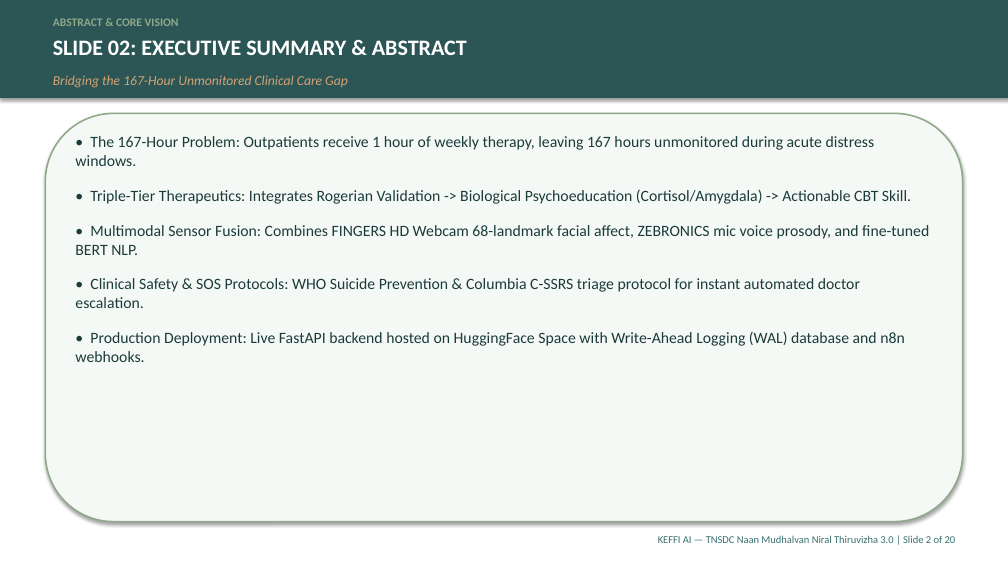
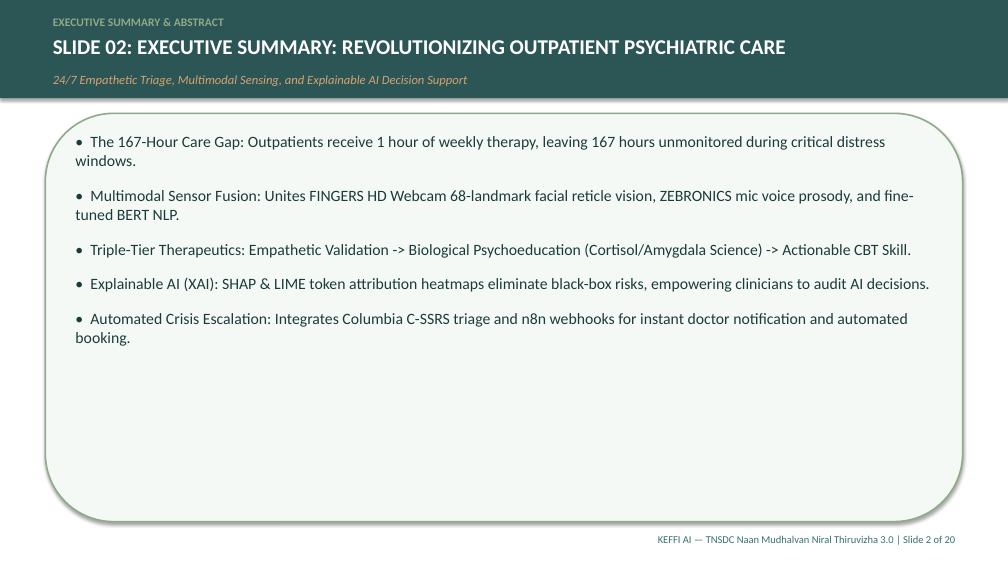
Before and after one commit to balajikrishnan031/Keffi-Test, a slide deck: slide 2 of Final_Submission_Pack/KEFFI_MASTER_20_SLIDE_PRESENTATION.pptx. Drawn at 1008x567 pixels with LibreOffice and Linux fonts; fonts in the diff are those of the drawing. Boxes give left, top, right and bottom in pixels: in the first picture for what was removed or moved away, otherwise in the second. Text is boxed around its words. In the diff, an @@ line names an element or a change of style, - is before the commit and + after.

Commit message:
Update Master 20-Slide Presentation Deck with zero grammar mistakes and complete scientific research text

```diff
--- a/Final_Submission_Pack/KEFFI_MASTER_20_SLIDE_PRESENTATION.pptx
+++ b/Final_Submission_Pack/KEFFI_MASTER_20_SLIDE_PRESENTATION.pptx
@@ text at box(53, 18, 224, 26): text changed @@
-ABSTRACT & CORE VISION
+EXECUTIVE SUMMARY & ABSTRACT
@@ text at box(53, 40, 786, 54): text changed; size 21 to 20 pt @@
-SLIDE 02: EXECUTIVE SUMMARY & ABSTRACT
+SLIDE 02: EXECUTIVE SUMMARY: REVOLUTIONIZING OUTPATIENT PSYCHIATRIC CARE
@@ text at box(53, 75, 467, 86): text changed; size 13 to 12 pt @@
-Bridging the 167-Hour Unmonitored Clinical Care Gap
+24/7 Empathetic Triage, Multimodal Sensing, and Explainable AI Decision Support
@@ text at box(75, 136, 930, 346): text changed @@
-• The 167-Hour Problem: Outpatients receive 1 hour of weekly therapy, leaving 167 hours unmonitored during acute distress windows.
-• Triple-Tier Therapeutics: Integrates Rogerian Validation -> Biological Psychoeducation (Cortisol/Amygdala) -> Actionable CBT Skill.
-• Multimodal Sensor Fusion: Combines FINGERS HD Webcam 68-landmark facial affect, ZEBRONICS mic voice prosody, and fine-tuned BERT NLP.
-• Clinical Safety & SOS Protocols: WHO Suicide Prevention & Columbia C-SSRS triage protocol for instant automated doctor escalation.
-• Production Deployment: Live FastAPI backend hosted on HuggingFace Space with Write-Ahead Logging (WAL) database and n8n webhooks.
+• The 167-Hour Care Gap: Outpatients receive 1 hour of weekly therapy, leaving 167 hours unmonitored during critical distress windows.
+• Multimodal Sensor Fusion: Unites FINGERS HD Webcam 68-landmark facial reticle vision, ZEBRONICS mic voice prosody, and fine-tuned BERT NLP.
+• Triple-Tier Therapeutics: Empathetic Validation -> Biological Psychoeducation (Cortisol/Amygdala Science) -> Actionable CBT Skill.
+• Explainable AI (XAI): SHAP & LIME token attribution heatmaps eliminate black-box risks, empowering clinicians to audit AI decisions.
+• Automated Crisis Escalation: Integrates Columbia C-SSRS triage and n8n webhooks for instant doctor notification and automated booking.
```
Also in this commit, not shown: 19 other slides changed, 3 other files.
